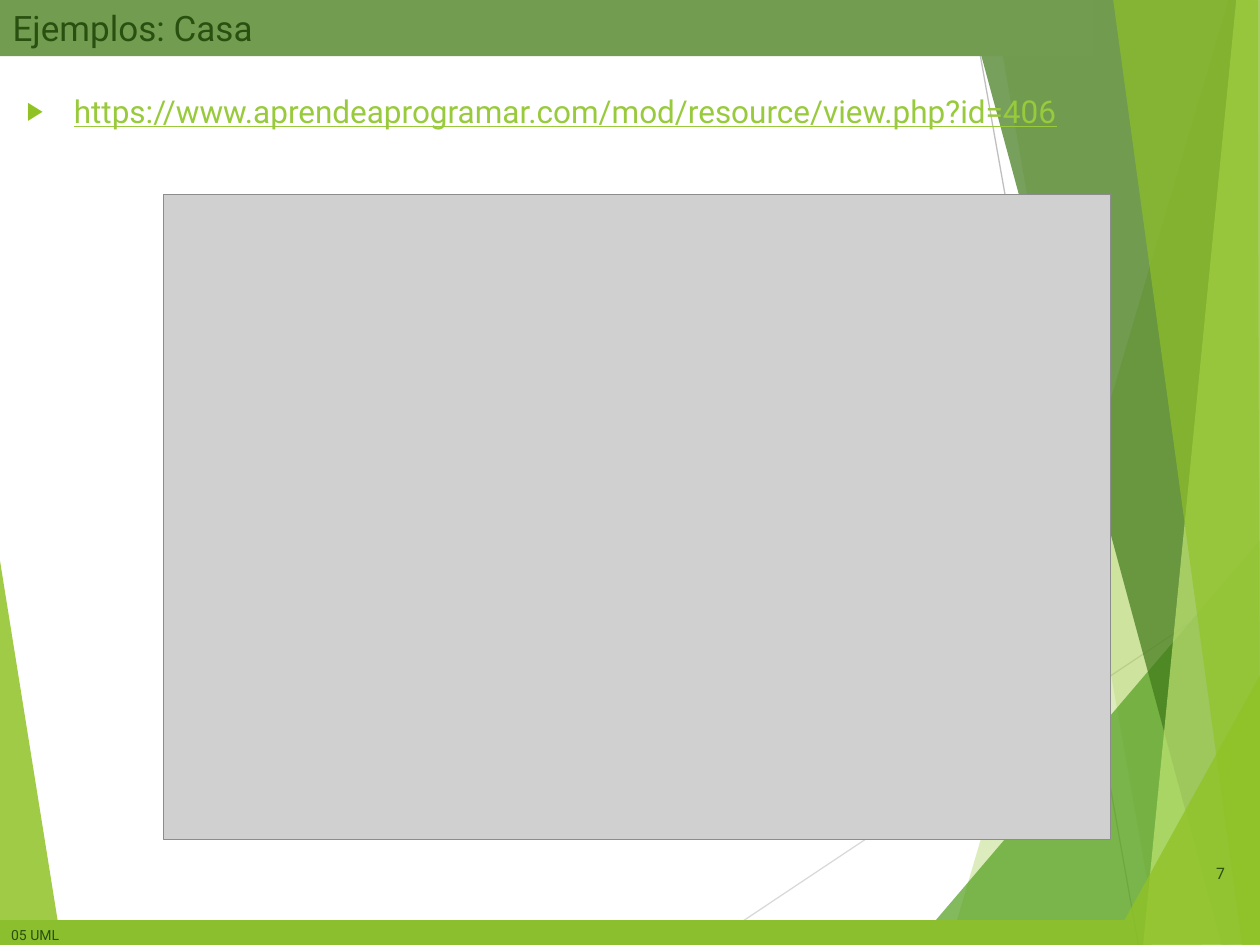
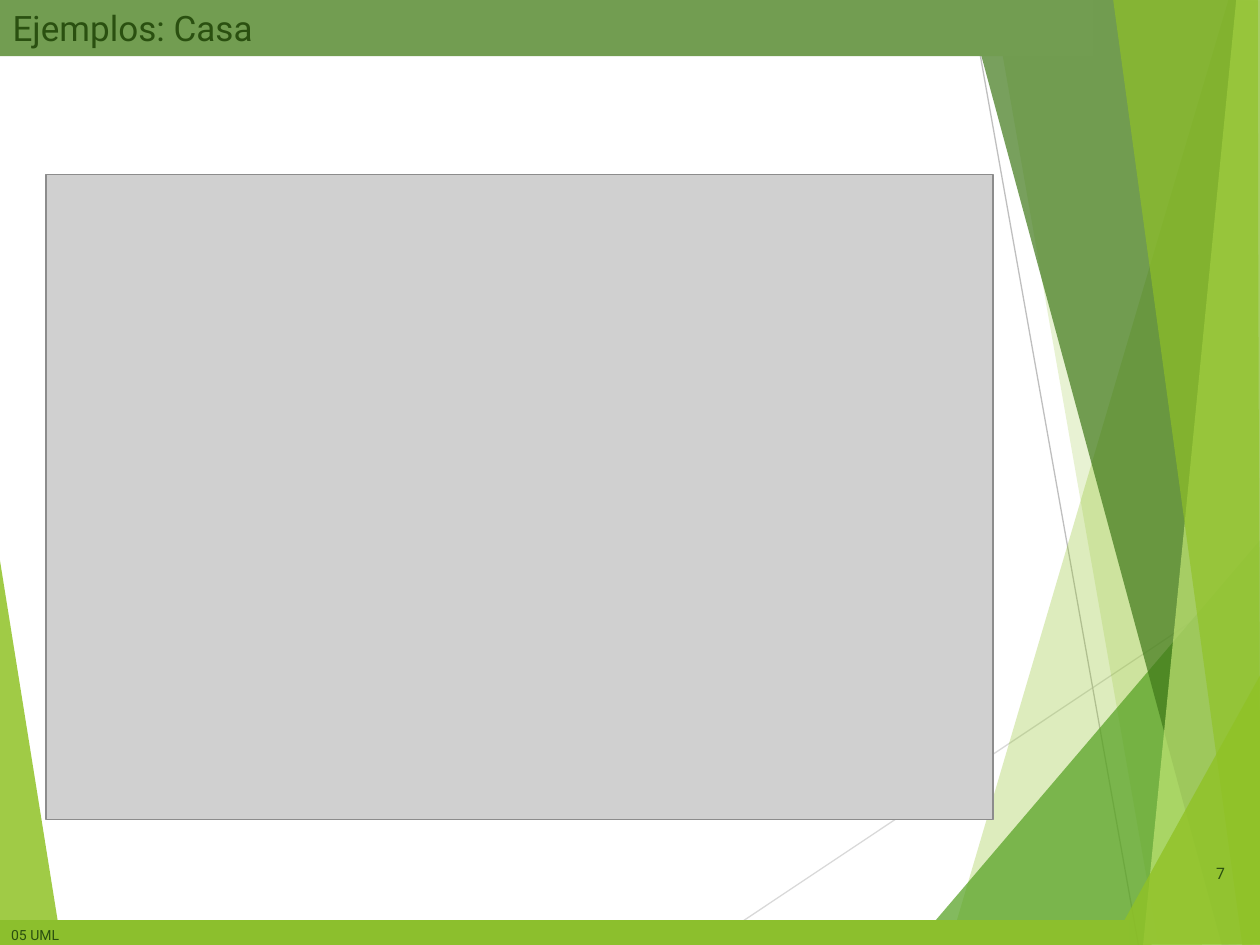
Before and after one commit to miGUITel/ED, a slide deck: slide 7 of 00 PRESENTACIONES compartida alumnos/ED05 - UML Diagramas de clases.pptx. Drawn at 1260x945 pixels with LibreOffice and Linux fonts; fonts in the diff are those of the drawing; grey boxes stand for pictures; background and template pictures are left out. Boxes give left, top, right and bottom in pixels: in the first picture for what was removed or moved away, otherwise in the second. Text is boxed around its words. In the diff, an @@ line names an element or a change of style, - is before the commit and + after.

```diff
--- a/00 PRESENTACIONES compartida alumnos/ED05 - UML Diagramas de clases.pptx
+++ b/00 PRESENTACIONES compartida alumnos/ED05 - UML Diagramas de clases.pptx
@@ text removed at bbox=[74, 94, 1056, 130] @@
-▶ https://www.aprendeaprogramar.com/mod/resource/view.php?id=406
@@ picture: place and size @@
-picture at bbox=[164, 195, 1111, 840]
+picture at bbox=[47, 175, 994, 820]
```
Also in this commit, not shown: 16 other slides changed, 3 slides added, 4 slides removed, 23 other files.
